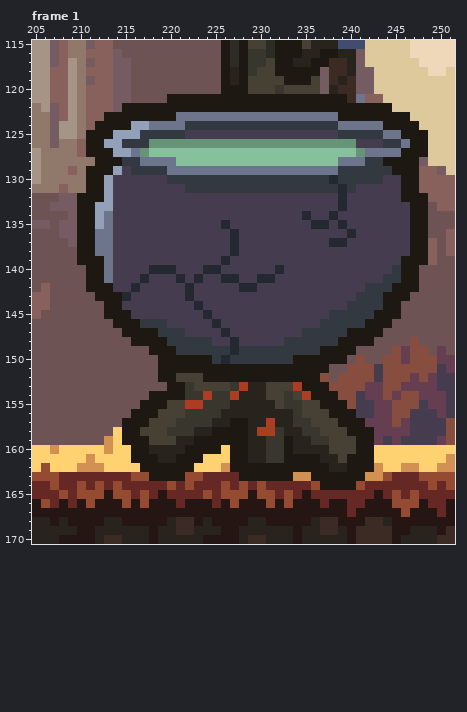
File history of a pixel-art file, src_sprites/rusty_cauldron.ase. Above is the file before it was changed.
320x180 pixels, 6 frames. Colours within 5 levels of each other are drawn and written as one. Shown: frame 1: x 205..251, y 115..170. The commit also changed other frames or places, which this record leaves out.
Once edited:
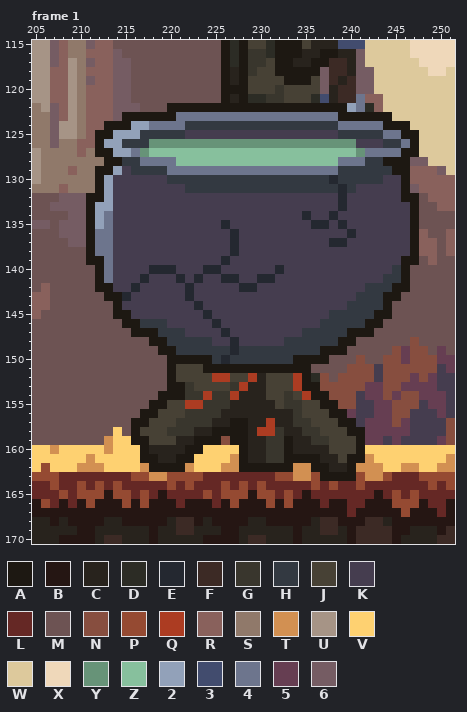
Palette (. is transparent): A #1d1812  B #251613  C #28231d  D #2c2c25  E #242830  F #3c2a25  G #39362d  H #333941  J #474135  K #453d4f  L #652825  M #6d5353  N #874e3f  P #954a32  Q #ac3c22  R #89615c  S #90796a  T #d29052  U #a69486  V #fed171  W #ddc99c  X #efd8ba  Y #679378  Z #87c09d  2 #92a1b9  3 #424c6e  4 #6d758d  5 #663e52  6 #755c63
From old to new:
layer "Firepit_R" added
layer "Firepit" removed
Changed rows in their new state; - is an unchanged pixel.
Frame 1:
first column x 210:
121 ----------MMMMMM-C-DDGGJJJD3CF---------
122 -----66MMM--------------------24DRW----
123 ---R6------------------------------WW--
124 --R----------------------------------W-
125 -R------------------------------------W
126 -R------------------------------------W
127 -S------------------------------------W
128 --S----------------------------------6-
129 -S-----------------------------------R-
130 -S-----------------------------------R-
131 -S-----------------------------------6-
132 6-------------------------------------M
133 6-------------------------------------M
134 6-------------------------------------M
135 6-------------------------------------M
136 6-------------------------------------R
137 6-------------------------------------R
138 M-------------------------------------R
139 M-------------------------------------M
140 -M-----------------------------------M-
141 -M-----------------------------------M-
142 -M-----------------------------------M-
143 --M---------------------------------M--
144 ---M-------------------------------M---
145 ---M-------------------------------M---
146 ----M-----------------------------M----
147 -----M---------------------------M-----
148 ------MM-----------------------MM------
149 --------M---------------------M--------
150 ---------M------------------MM---------
151 ---------M-JJJ------------MM-----------
152 ---------M----JQQJJQCJJJQ-D------------
153 ---------------------------N-----------
154 --------M-------------------N----------
155 -------M---------------------N---------
156 ------M-----------------------5--------
157 -----M-------------------------K-------
158 -----M--------------------------5------
159 -----V----------N---------------5------
160 ------V-------VV-V--------------V------
161 ------V------V---T--------------T------
162 -------T----T----T------TT-----TT------
163 --------TTPP------LLLLPP--P----P-------
164 ---------------------------LPLL--------
Where, in picture pixels (left, top, right, bottom), the same in both pictures:
changed: (77, 94, 428, 490)
